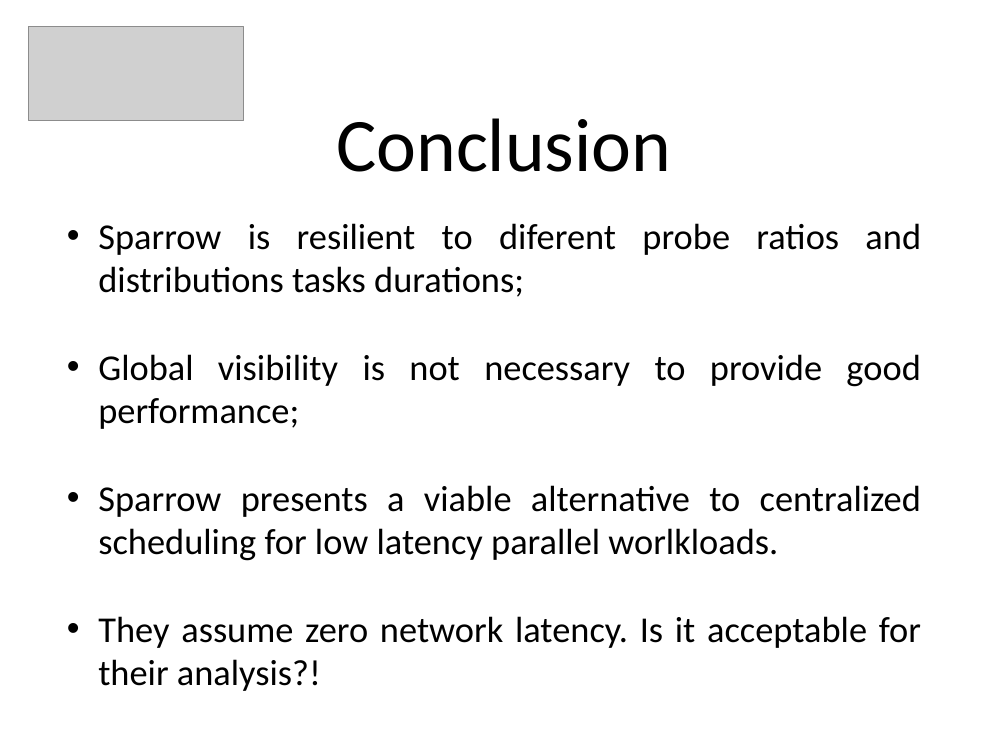
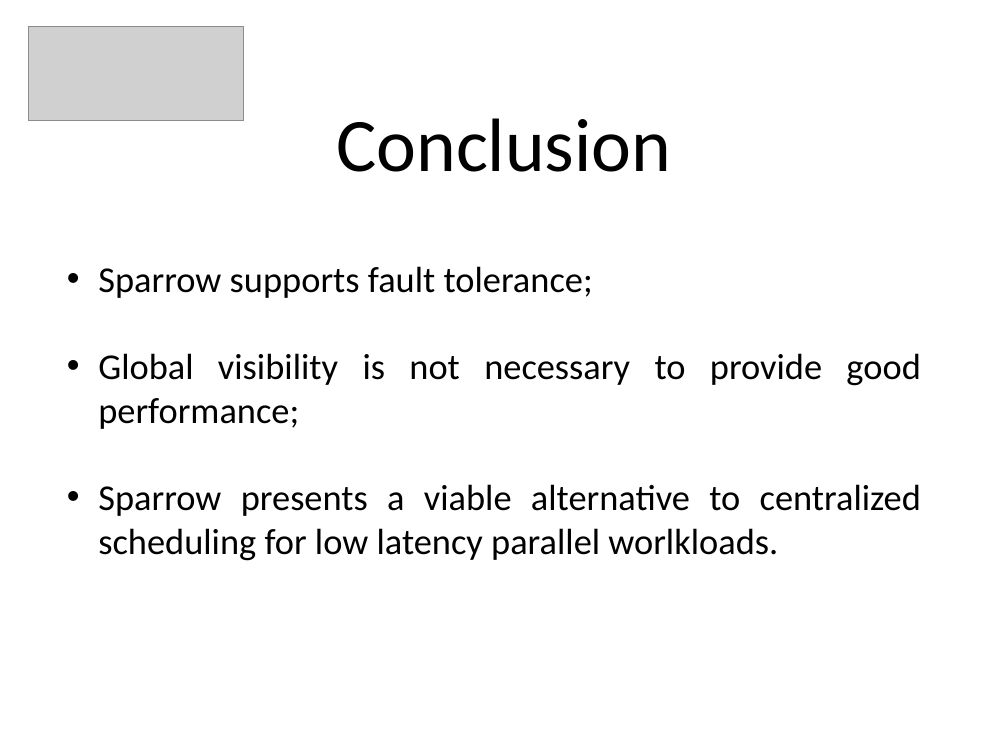
Before and after one commit to PeBraz/MapNoReduce, a slide deck: slide 17 of paper-presentation/padi-presentation.pptx (slide 15 before the commit). Drawn at 1008x756 pixels with LibreOffice and Linux fonts; fonts in the diff are those of the drawing; grey boxes stand for pictures. Boxes give left, top, right and bottom in pixels: in the first picture for what was removed or moved away, otherwise in the second. Text is boxed around its words. In the diff, an @@ line names an element or a change of style, - is before the commit and + after.

```diff
--- a/paper-presentation/padi-presentation.pptx
+++ b/paper-presentation/padi-presentation.pptx
@@ text "Sparrow supports fault tolerance;": place and size @@
-text "Sparrow supports fault tolerance;" at (98,223,921,691)
+text "Sparrow supports fault tolerance;" at (98,266,921,561)
@@ text at (98,266,593,298): text changed @@
-• Sparrow is resilient to diferent probe ratios and distributions tasks durations;
+• Sparrow supports fault tolerance;
@@ text at (98,616,921,691): paragraph removed @@
-• They assume zero network latency. Is it acceptable for their analysis?!
```
Also in this commit, not shown: 2 other slides changed, 2 slides added.
